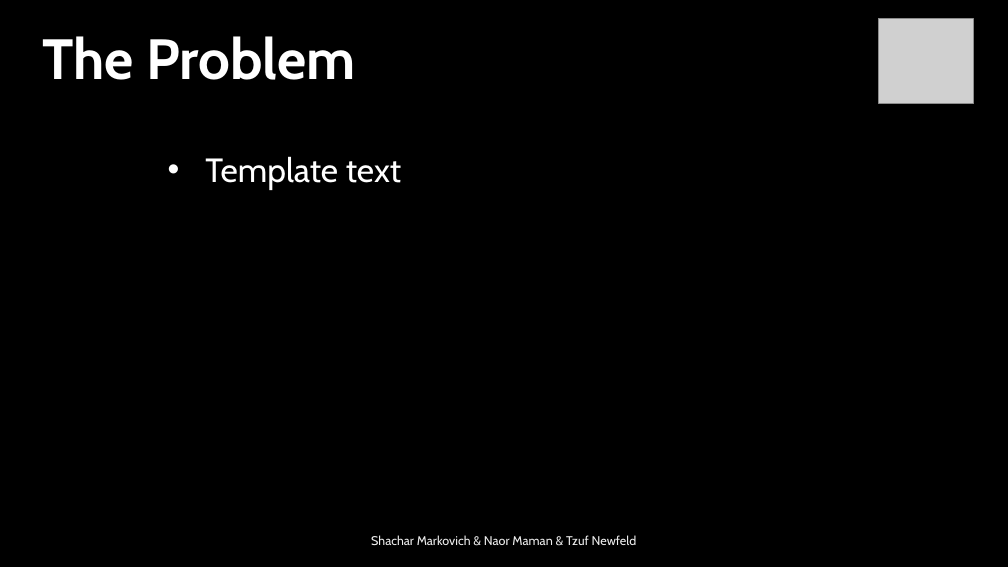
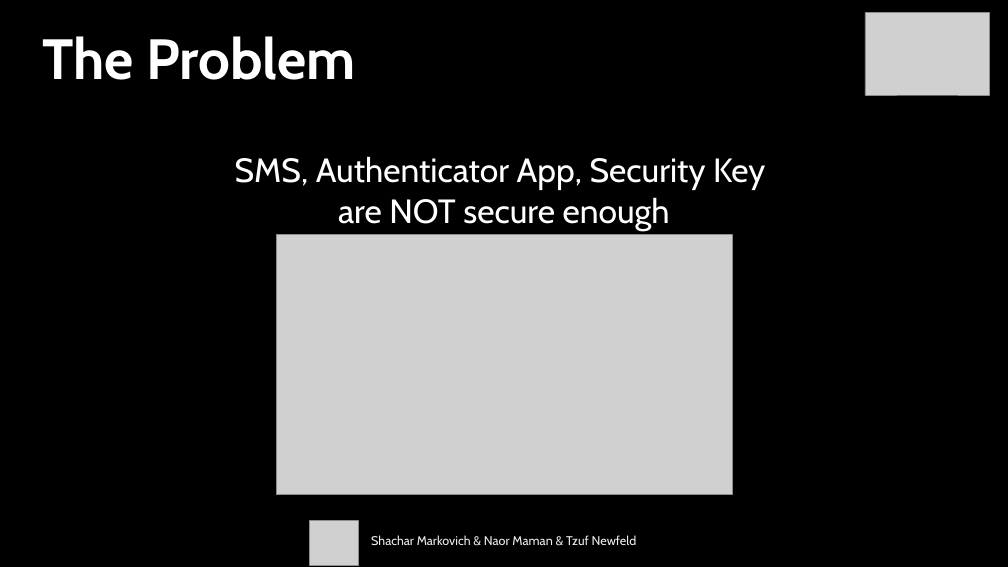
Before and after one commit to ShacharMarkovich/BankingSystem, a slide deck: slide 3 of מצגת.pptx (slide 5 before the commit). Drawn at 1008x567 pixels with LibreOffice and Linux fonts; fonts in the diff are those of the drawing; grey boxes stand for pictures; background and template pictures are left out. Boxes give left, top, right and bottom in pixels: in the first picture for what was removed or moved away, otherwise in the second. Text is boxed around its words. In the diff, an @@ line names an element or a change of style, - is before the commit and + after.

```diff
--- a/מצגת.pptx
+++ b/מצגת.pptx
@@ picture added at (865,13,990,95) @@
@@ text removed at (205,156,402,190) @@
-• Template text
@@ text added at (235,156,765,231), 32 pt, text #FFFFFF @@
+SMS, Authenticator App, Security Key
+are NOT secure enough
@@ picture added at (276,235,732,495) @@
@@ picture: place and size @@
-picture at (879,19,974,104)
+picture at (309,521,358,565)
```
Also in this commit, not shown: 7 other slides changed, 5 slides added, 2 slides removed.
